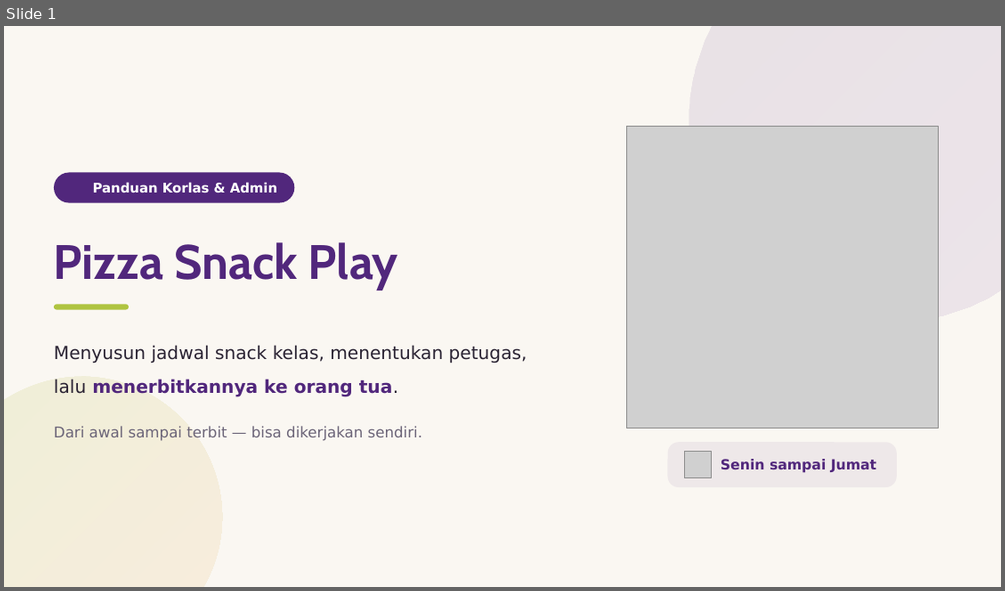
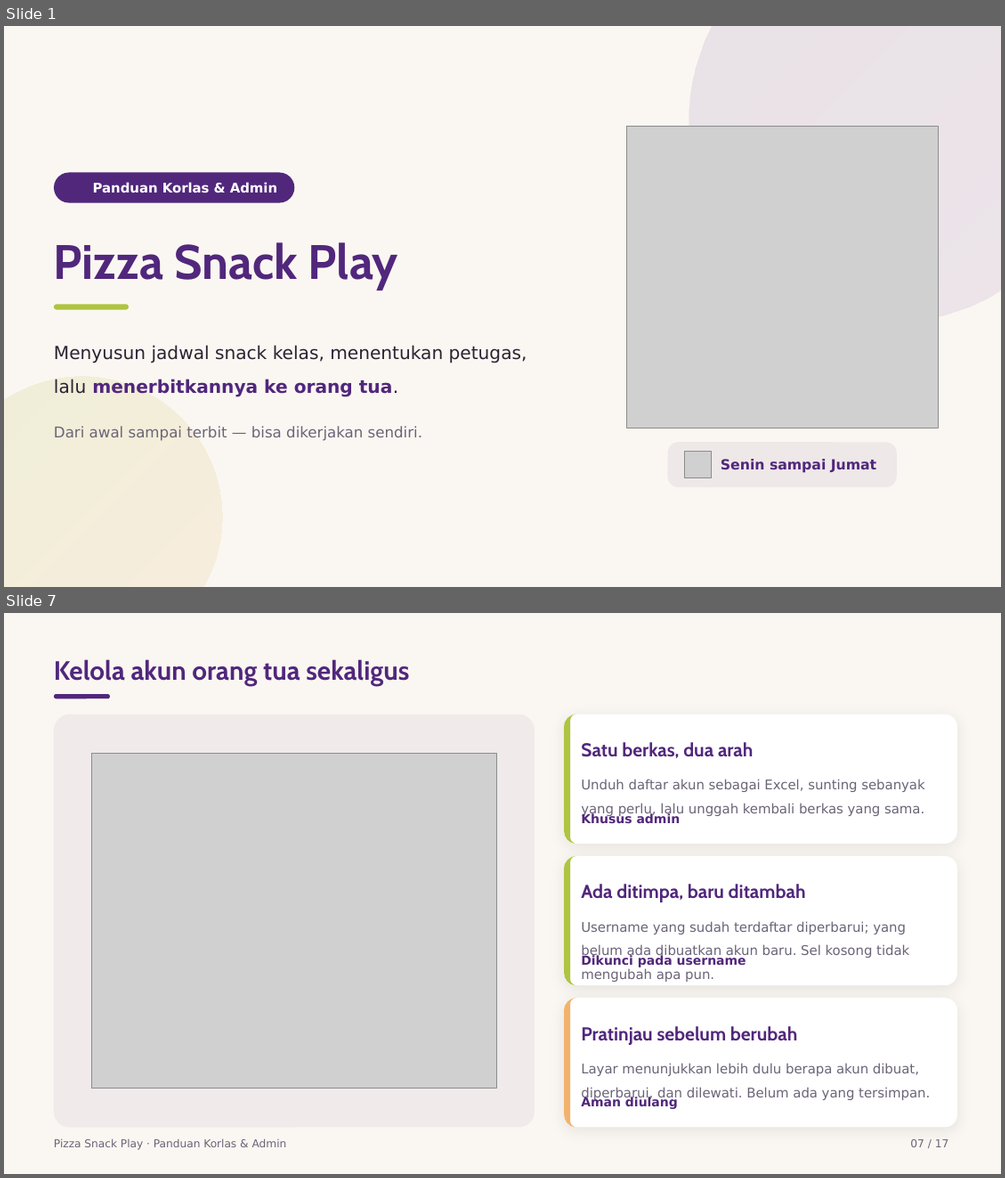
Before and after one commit to KU-JakartaTimur/pizza-snack-play, a slide deck: Panduan Korlas dan Admin Pizza Snack Play/Panduan Korlas dan Admin Pizza Snack Play.pptx. Shown one above the other, each under a label of ours: slide 1 before the commit, slides 1 and 7 after it; the slides between them are not shown. The pictures are 1005x591 and 1005x1178 pixels, drawn with LibreOffice and Linux fonts; fonts in the diff are those of the drawing; grey boxes stand for pictures; background and template pictures are left out. Boxes give left, top, right and bottom in pixels: in the first picture for what was removed or moved away, otherwise in the second. Text is boxed around its words. In the diff, an @@ line names an element or a change of style, - is before the commit and + after.

Commit message:
docs: dokumentasikan impor akun orang tua di PRD, README, dan panduan
Fitur impor akun sudah ada di kode, tetapi dokumennya belum menyebutnya: PRD
masih menutup F5 sebagai "Ekspor & Cetak", dan dek panduan belum punya
halamannya. Akibatnya satu-satunya cara mengetahui aturan impor — kolom wajib,
apa yang ditimpa, apa yang dilewati — adalah membaca kode.

- PRD naik ke v1.14: F5 menjadi "Ekspor, Impor & Cetak" dengan aturan impor
  lengkap (kunci username, sel kosong = jangan sentuh, pratinjau), endpoint
  /parents/import beserta bentuk body-nya, langkah pemakaian pada alur admin,
  wireframe pratinjau, dan AC65-AC69.
- README diselaraskan: baris fitur, dua util baru (xlsxRead, base64), baris
  endpoint, roadmap item 11, dan jumlah halaman dek yang sudah basi (15 -> 17).
- Dek Korlas & Admin 16 -> 17 halaman: halaman 07 "Kelola akun orang tua
  sekaligus" masuk ke bagian 02 (Akun & wewenang), yang sebelumnya hanya punya
  satu halaman isi. Halaman 07-16 lama bergeser ke 08-17, bilah kaki jadi
  NN / 17, dan daftar isi hlm 02 ikut menyesuaikan rentangnya.
- Dek Orang Tua diperiksa dan sengaja tidak diubah: impor akun adalah wewenang
  admin, tidak ada layar orang tua yang berubah. Dicatat di riwayat
  sinkronisasinya supaya ketiadaan perubahan itu terbaca sebagai keputusan.

```diff
--- a/Panduan Korlas dan Admin Pizza Snack Play/Panduan Korlas dan Admin Pizza Snack Play.pptx
+++ b/Panduan Korlas dan Admin Pizza Snack Play/Panduan Korlas dan Admin Pizza Snack Play.pptx
@@ slide 7 added at (4, 613, 1001, 1174), background #FFFFFF @@
@@ rectangle added at (4, 613, 1001, 1174), fill #FAF7F2 @@
@@ text added at (54, 659, 409, 686), 25.5 pt, text #51277C, bold @@
+Kelola akun orang tua sekaligus
@@ rounded rectangle added at (54, 694, 110, 698), fill #51277C @@
@@ rounded rectangle added at (54, 714, 535, 1127), fill #51277C at 6% opacity @@
@@ rounded rectangle added at (564, 714, 957, 844), fill #FFFFFF @@
@@ freeform shape added at (564, 714, 957, 844), fill #AFC440 @@
@@ text added at (581, 742, 753, 758), 18 pt, text #51277C, bold @@
+Satu berkas, dua arah
@@ picture added at (92, 754, 498, 1088) @@
@@ text added at (581, 779, 924, 817), 12.8 pt, text #6B6478 @@
+Unduh daftar akun sebagai Excel, sunting sebanyak yang perlu, lalu unggah kembali berkas yang sama.
@@ text added at (581, 812, 680, 823), 12 pt, text #51277C, bold @@
+Khusus admin
@@ rounded rectangle added at (564, 856, 957, 985), fill #FFFFFF @@
@@ freeform shape added at (564, 856, 957, 985), fill #AFC440 @@
@@ text added at (581, 884, 806, 902), 18 pt, text #51277C, bold @@
+Ada ditimpa, baru ditambah
@@ text added at (581, 921, 909, 981), 12.8 pt, text #6B6478 @@
+Username yang sudah terdaftar diperbarui; yang belum ada dibuatkan akun baru. Sel kosong tidak mengubah apa pun.
@@ text added at (581, 955, 746, 967), 12 pt, text #51277C, bold @@
+Dikunci pada username
@@ rounded rectangle added at (564, 998, 957, 1127), fill #FFFFFF @@
@@ freeform shape added at (564, 998, 957, 1127), fill #F3B26C @@
@@ text added at (581, 1026, 798, 1045), 18 pt, text #51277C, bold @@
+Pratinjau sebelum berubah
@@ text added at (581, 1062, 930, 1100), 12.8 pt, text #6B6478 @@
+Layar menunjukkan lebih dulu berapa akun dibuat, diperbarui, dan dilewati. Belum ada yang tersimpan.
@@ text added at (581, 1096, 678, 1109), 12 pt, text #51277C, bold @@
+Aman diulang
@@ text added at (54, 1138, 287, 1150), 10.5 pt, text #6B6478 @@
+Pizza Snack Play · Panduan Korlas & Admin
@@ text added at (910, 1139, 949, 1147), 10.5 pt, text #6B6478 @@
+07 / 17
```
Also in this commit, not shown: 10 slides changed, 18 other files.
